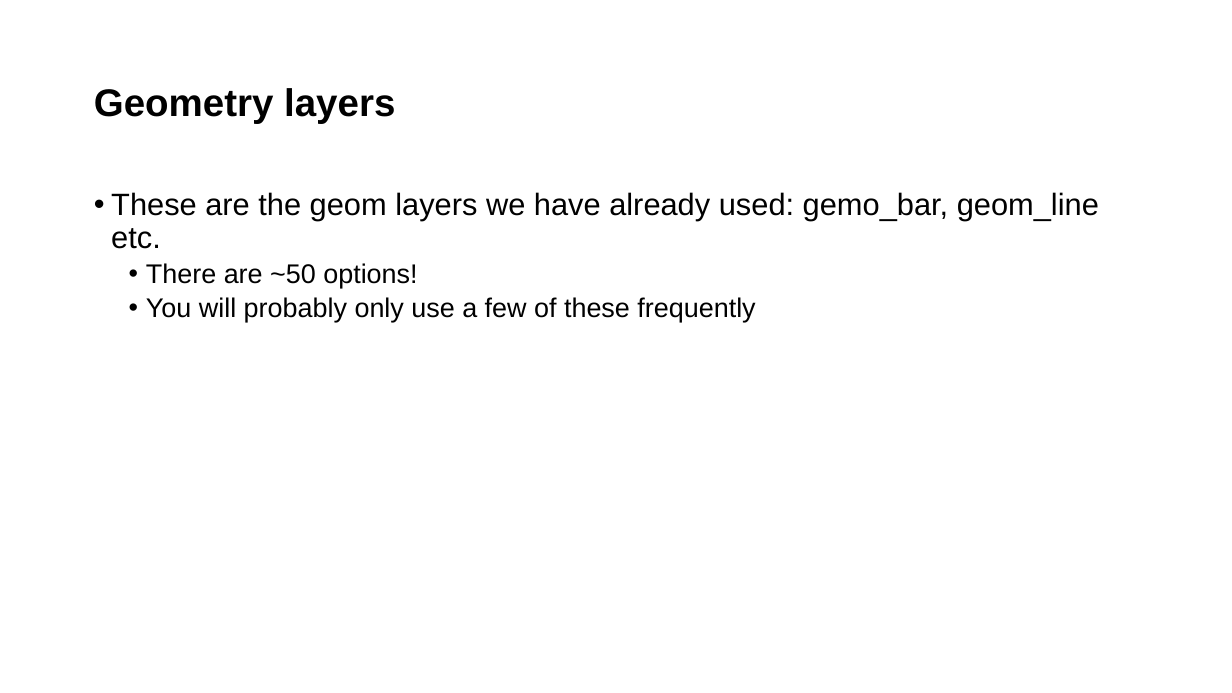
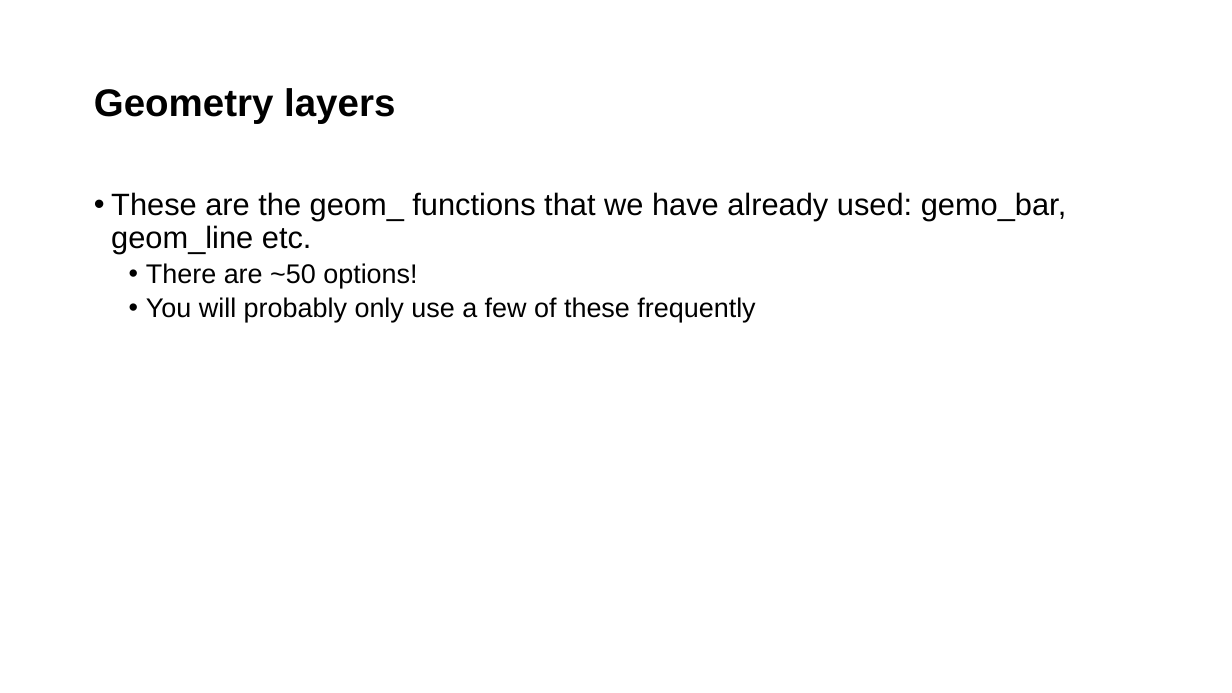
Before and after one commit to Public-Health-Scotland/ATI-ggplot-training, a slide deck: slide 11 of Introduction to ggplot.pptx. Drawn at 1232x693 pixels with LibreOffice and Linux fonts; fonts in the diff are those of the drawing; background and template pictures are left out. Boxes give left, top, right and bottom in pixels: in the first picture for what was removed or moved away, otherwise in the second. Text is boxed around its words. In the diff, an @@ line names an element or a change of style, - is before the commit and + after.

```diff
--- a/Introduction to ggplot.pptx
+++ b/Introduction to ggplot.pptx
@@ text at [111, 192, 1066, 254]: text changed @@
-• These are the geom layers we have already used: gemo_bar, geom_line etc.
+• These are the geom_ functions that we have already used: gemo_bar, geom_line etc.
```
Also in this commit, not shown: 1 other slide changed, 2 slides added, 1 slide removed, 1 other file.
